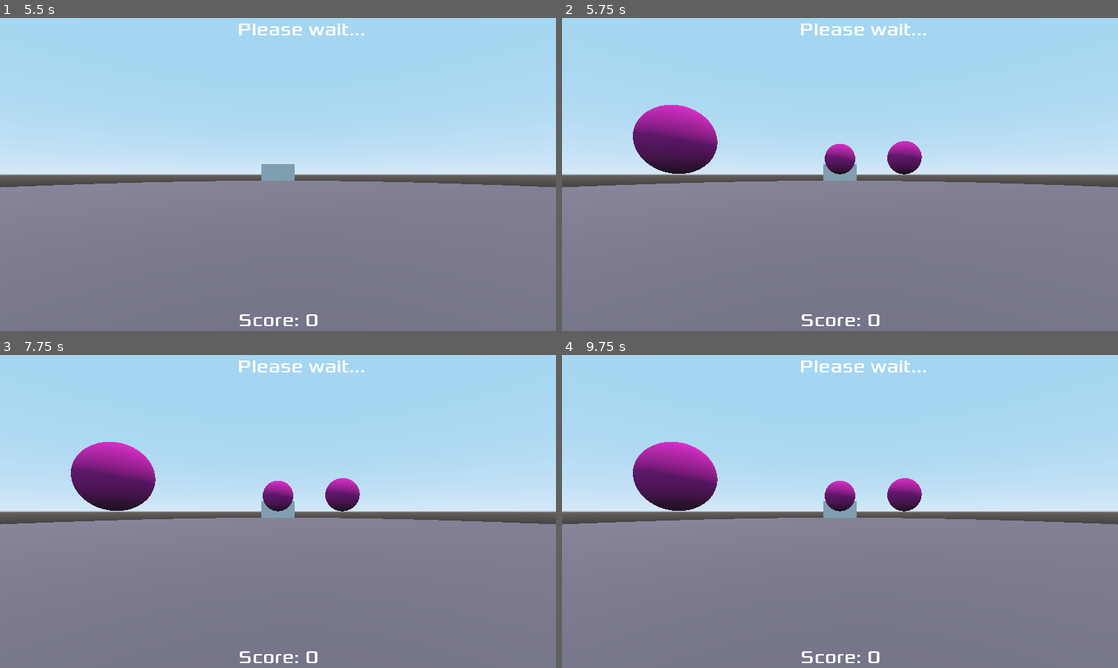
Above: before the commit, frames 1-4 (two rows, left to right).
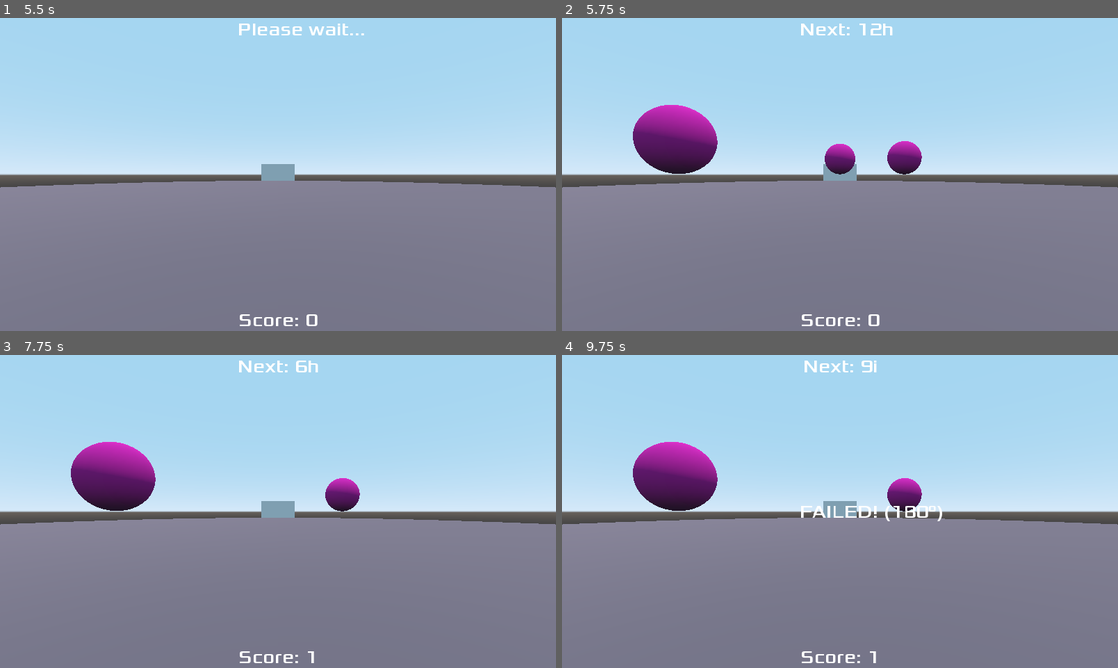
Above: after the commit, the same moments.

Repository: JudgeGregg/REVAn
Game: Godot game, scene res://Game.tscn
Two runs of this game, one before a commit and one after it. Both use one fixed random seed, a clock stepped at 60 frames per second and the inputs below.
Inputs (mouse positions are in pixels of both pictures, inside the frame that each line leads up to):
- Up to frame 1 (5.5 s): click "Start" at 0.5 s; tap Enter at 1.25, 2.75, 4.25 s; move the mouse to (305, 174) at 1.27 s; tap Space at 2, 3.5, 5 s; move the mouse to (250, 174) at 2.02 s; move the mouse to (289, 168) at 2.77 s; move the mouse to (272, 180) at 3.52 s; move the mouse to (316, 177) at 4.27 s; move the mouse to (233, 171) at 5.02 s
- Up to frame 2 (5.75 s): no input
- Up to frame 3 (7.75 s): move the mouse to (283, 511) at 5.77 s; move the mouse to (255, 505) at 6.52 s; move the mouse to (305, 511) at 7.27 s
- Up to frame 4 (9.75 s): move the mouse to (812, 511) at 8.02 s; move the mouse to (851, 505) at 8.77 s; move the mouse to (834, 517) at 9.52 s

Frame 1 is identical in both runs. In frame 2, 0.4% of the frame differs, in the area x 43-66%, y 1-6%; in frame 3, 0.8%; in frame 4, 1.2%, in the area x 43-69%, y 1-99%.
Error before the commit: Trying to assign value of type 'Nil' to a variable of type 'String'. (res://Game.gd:32)

Commit message:
Fix global/local variables mismatch

Diff:
--- a/Game.gd
+++ b/Game.gd
@@ -1,7 +1,6 @@
 extends Node
 
 var currentAnom: int = 0
-var currentAnomLabel: String
 var oldAnom: int = 0
 var score: int = 0
 var failed: bool = false
@@ -29,7 +28,7 @@
 	for anom in sampled:
 		get_node("MeshInstance/Anomaly"+str(anom)).show()
 	currentAnom = sampled.pop_front()
-	currentAnomLabel = get_currentAnomLabel(currentAnom)
+	var currentAnomLabel = get_currentAnomLabel(currentAnom)
 	$NextLabel.text = "Next: " + currentAnomLabel
 	$DestroyTimer2.start()
 	$DestroyTimer4.start()
@@ -37,18 +36,20 @@
 	$DestroyTimer8.start()
 
 func get_currentAnomLabel(currentAnom):
+	var currentAnomLabel: String
 	if currentAnom == 13:
 		currentAnomLabel = "3i"
 	elif currentAnom == 14:
 		currentAnomLabel = "9i"
 	else:
 		currentAnomLabel = str(currentAnom) + "h"
+	return currentAnomLabel
 
 func _on_DestroyTimer_timeout():
 	check_failed()
 	if len(sampled) > 0:
 		currentAnom = sampled.pop_front()
-		currentAnomLabel = get_currentAnomLabel(currentAnom)
+		var currentAnomLabel = get_currentAnomLabel(currentAnom)
 		$NextLabel.text = "Next: " + currentAnomLabel
 	else:
 		$NextLabel.text = "Please wait..."
